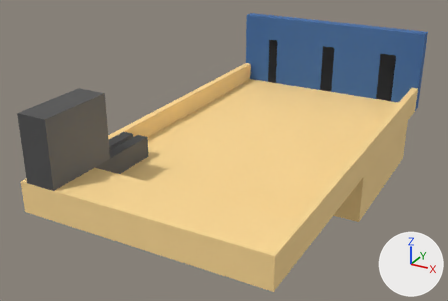
One commit to the glTF model public/assets/coin-roller.glb: the scene before it, then after it.
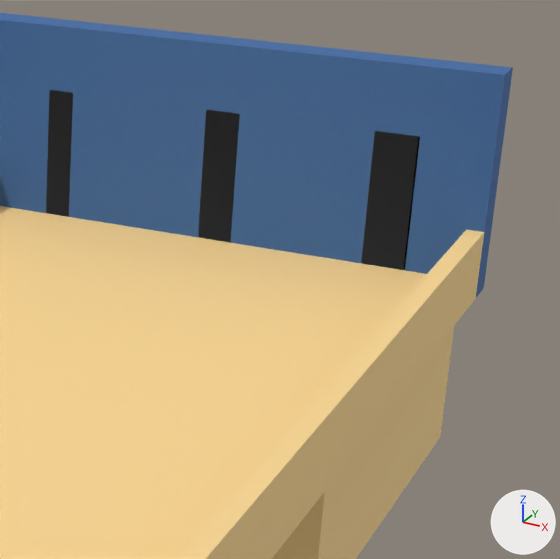
Each version appears first whole from a camera (50 mm lens) standing at (-0.247, -0.718, 0.649) and looking at (-0.655, 0.023, 0.278), and next in a close-up on the part from 56% to 99% of the width and 3% to 67% of the height. Arrows for +X, +Y and +Z are at lower right; the lights stay in place.

Names of what the first close-up shows: 'base', 'slot-1', 'slot-2', 'slot-3', 'trap'.
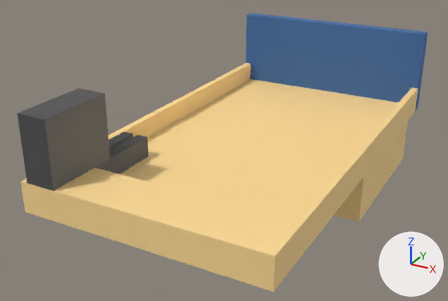
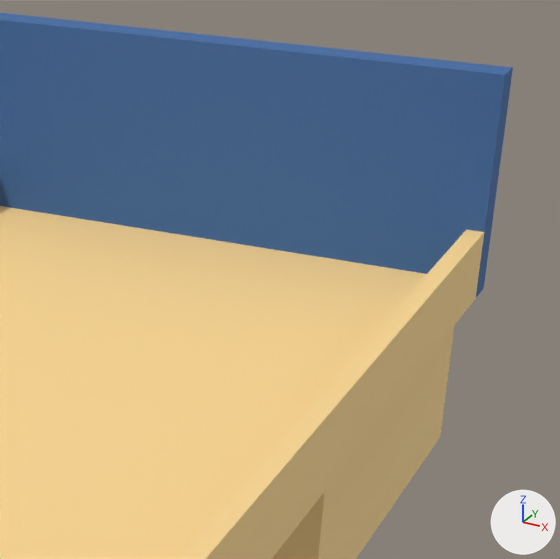
Commit message: add doors

Changed parts and their boxes [x1, y1, x2, y2] in the close-ups (560 x 559 px):
'doors', added (blue): after [46, 90, 420, 270]

The change, as a list of edits to the scene's bpy script:
```text
Add mat_doors:
    mat_doors = principled_material('doors')
    mat_doors.base_color = (0.0482, 0.144, 0.376)  # blue #3e6aa5
    mat_doors.roughness = 0.8
Add me_doors:
    me_doors.from_pydata([(-0.482, 0.3, 0.3), (-0.508, 0.3, 0.3), (-0.482, 0.3, 0.38), (-0.508, 0.3, 0.38), (-0.697, 0.3, 0.3), (-0.713, 0.3, 0.3), (-0.697, 0.3, 0.38), (-0.713, 0.3, 0.38), (-0.589, 0.3, 0.3), (-0.61, 0.3, 0.3), (-0.589, 0.3, 0.38), (-0.61, 0.3, 0.38)], [], [(3, 1, 0), (3, 0, 2), (7, 5, 4), (7, 4, 6), (11, 9, 8), (11, 8, 10)])
    me_doors.materials.append(mat_doors)  # blue #3e6aa5
Add ob_doors:
    ob_doors = bpy.data.objects.new('doors', me_doors)
    ob_doors.location = (0.0, 0.0, 0.0)
```
